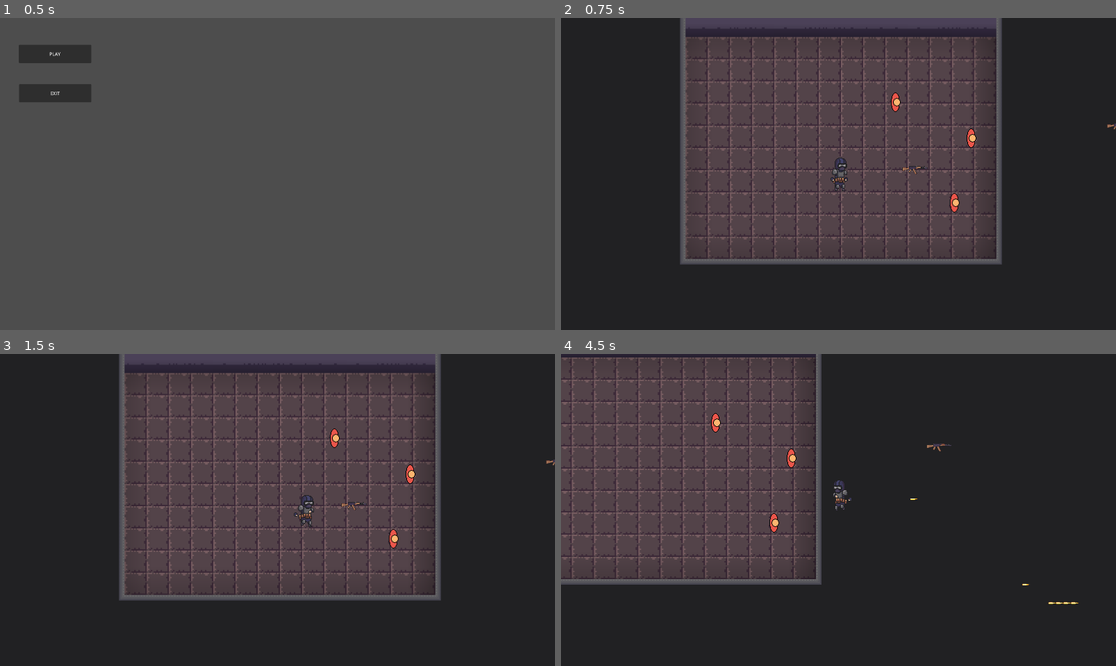
Above: before the commit, frames 1-4 (two rows, left to right).
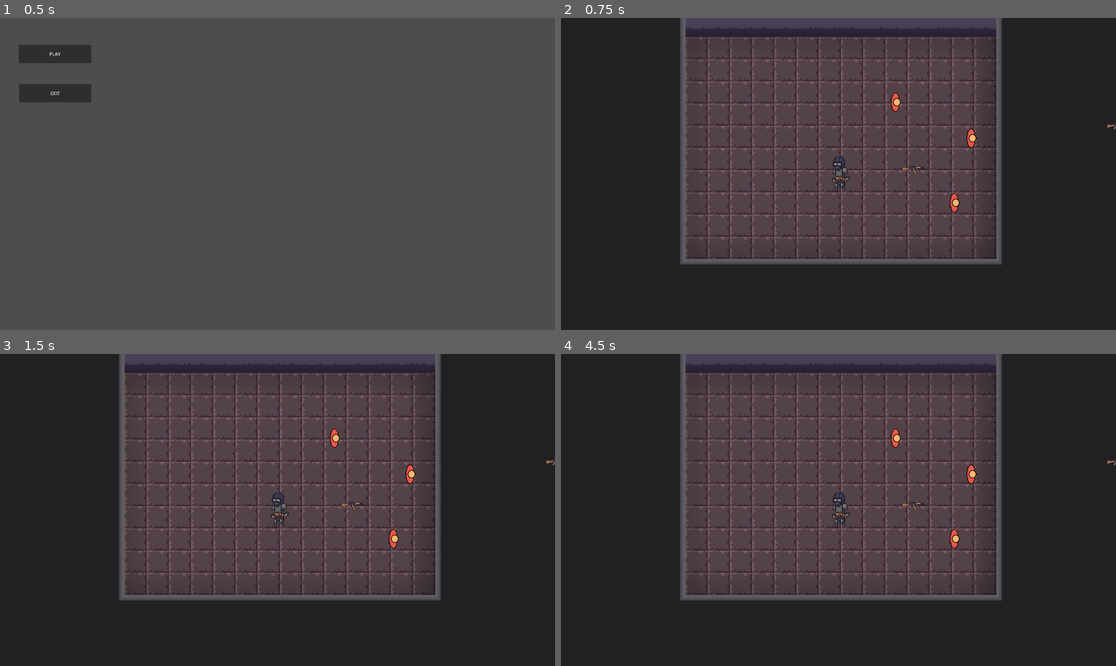
Above: after the commit, the same moments.

Repository: JaRiex11/thegame
Game: Godot game, scene res://scenes/MainMenu.tscn
Same seed, same stepped clock (60 frames per second), same inputs: the game is played once before the commit and once after it.
Inputs (mouse positions are in pixels of both pictures, inside the frame that each line leads up to):
- Up to frame 1 (0.5 s): no input
- Up to frame 2 (0.75 s): click "PLAY" at 0.5 s
- Up to frame 3 (1.5 s): tap Enter at 1.25 s; move the mouse to (399, 494) at 1.27 s; press the mouse at (399, 494) at 1.28 s; hold D (right) from 1.28 s (still down)
- Up to frame 4 (4.5 s): move the mouse to (727, 525) at 2.02 s; release D (right) at 2.03 s; release the mouse at (727, 525) at 2.03 s; hold S (down) 2.03-2.78 s; click (727, 525) at 2.1 s; move the mouse to (894, 441) at 2.77 s; press the mouse at (894, 441) at 2.78 s; hold D (right) 2.78-3.53 s; move the mouse to (810, 572) at 3.52 s; release the mouse at (810, 572) at 3.53 s; hold W (up) 3.53-4.28 s; click (810, 572) at 3.6 s; move the mouse to (1005, 556) at 4.27 s; press the mouse at (1005, 556) at 4.28 s; hold A (left) from 4.28 s (still down)

Frame 1 is identical in both runs. In frame 2, 0.2% of the frame differs, in the area x 48-53%, y 44-56%; in frame 3, 0.4%; in frame 4, 47%, in the area x 0-100%, y 0-81%.
Error before the commit: Invalid assignment of property or key 'texture' with value of type 'AtlasTexture' on a base object of type 'AnimatedSprite2D'. (res://main_character.gd:89)
Error after the commit: Parse Error: Unexpected identifier "s" in class body. (res://main_character.gd:89)

Commit message:
небольшие изменения

Diff:
--- a/main_character.gd
+++ b/main_character.gd
@@ -86,7 +86,7 @@
 
 	current_weapon = weapons[index]
 	current_weapon.show()
-	player_sprite.texture = current_weapon.player_sprite_texture
+s	player_sprite.texture = current_weapon.player_sprite_texture
 	print("Текущее оружие:", current_weapon.weapon_name)
 	print("current_weapon: ", current_weapon)
 
--- a/scenes/MainCharacter.tscn
+++ b/scenes/MainCharacter.tscn
@@ -187,6 +187,8 @@
 [node name="MainCharacter" type="CharacterBody2D" groups=["player"]]
 collision_mask = 11
 script = ExtResource("1_ghikb")
+SPEED = null
+max_health = null
 
 [node name="CollisionShape2D2" type="CollisionShape2D" parent="."]
 position = Vector2(1, 0)
